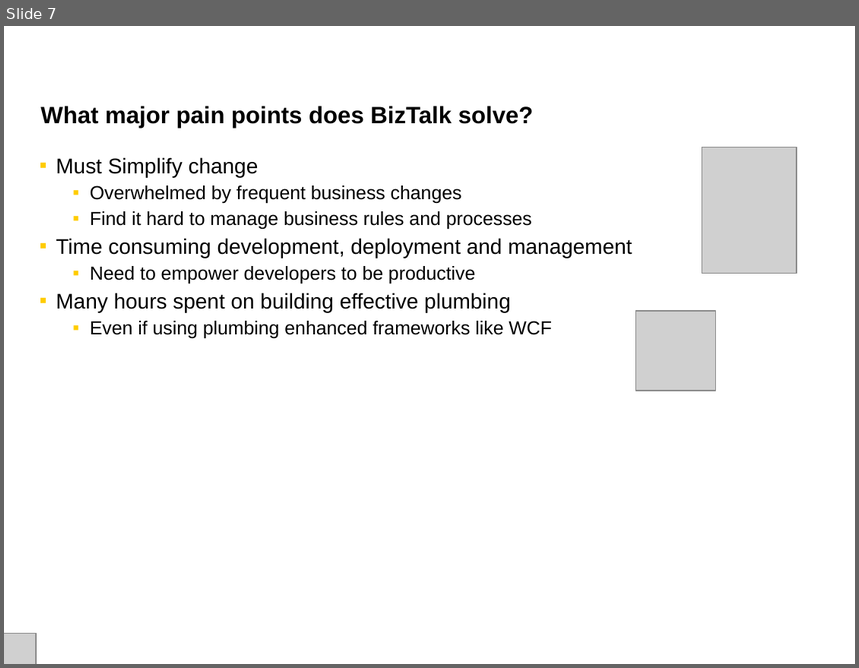
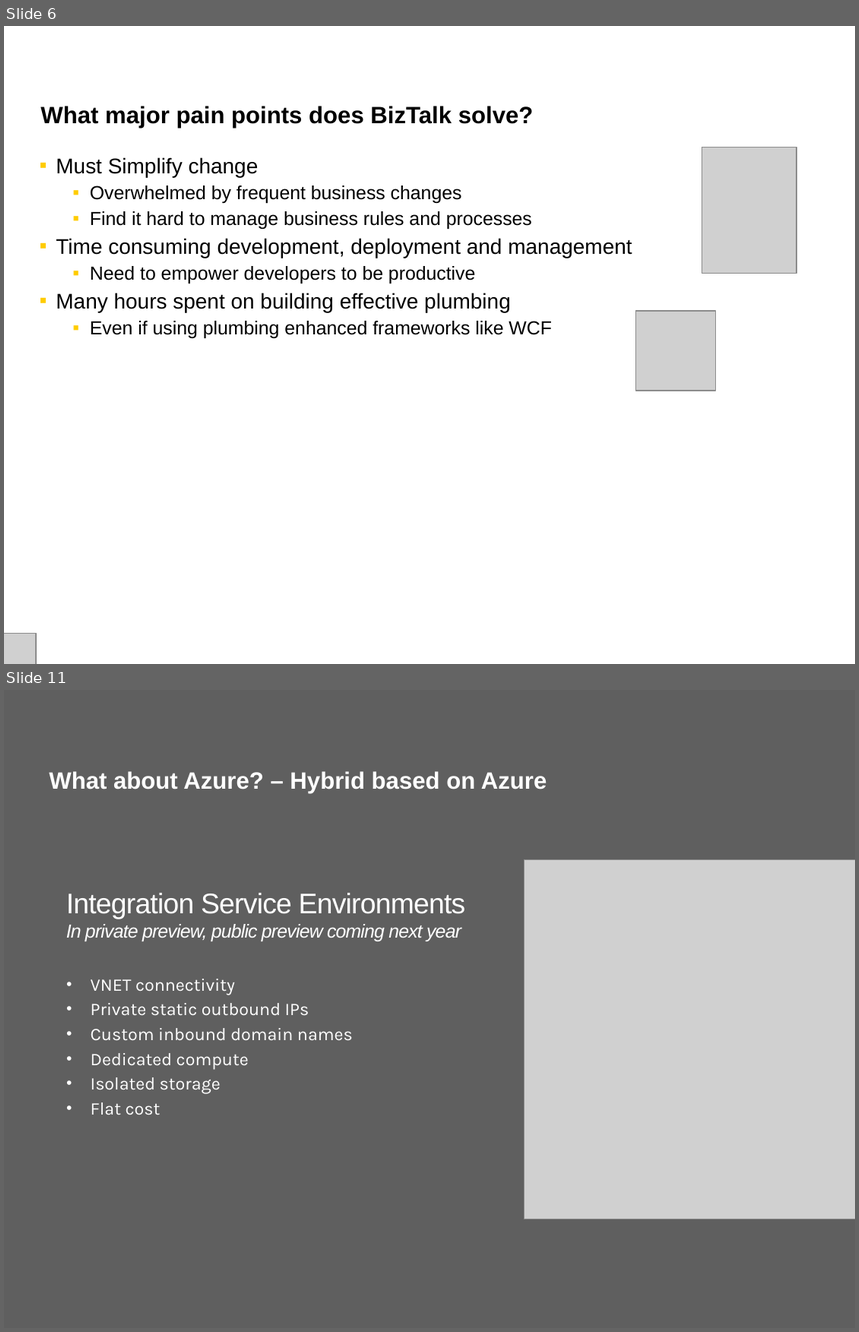
Before and after one commit to johan-jeh/BizTalk-Server---Developing-Integration-Solutions, a slide deck: Slides/Module 1 - Introduction to BizTalk Server.pptx. Shown one above the other, each under a label of ours: slide 7 before the commit, slides 6 and 11 after it; the slides between them are not shown. The pictures are 859x668 and 859x1332 pixels, drawn with LibreOffice and Linux fonts; fonts in the diff are those of the drawing; grey boxes stand for pictures. Boxes give left, top, right and bottom in pixels: in the first picture for what was removed or moved away, otherwise in the second. Text is boxed around its words. In the diff, an @@ line names an element or a change of style, - is before the commit and + after.

```diff
--- a/Slides/Module 1 - Introduction to BizTalk Server.pptx
+++ b/Slides/Module 1 - Introduction to BizTalk Server.pptx
@@ slide 11 added at (x1=4, y1=690, x2=855, y2=1328), background #5F5F5F @@
@@ text added at (x1=49, y1=771, x2=547, y2=793), 20 pt, text #FFFFFF, bold @@
+What about Azure? – Hybrid based on Azure
@@ picture added at (x1=524, y1=859, x2=855, y2=1219) @@
@@ text added at (x1=66, y1=893, x2=466, y2=942), 16 pt, text #FFFFFF, italic @@
+Integration Service Environments
+In private preview, public preview coming next year
@@ text added at (x1=91, y1=979, x2=353, y2=1115), 15 pt, text #FFFFFF @@
+• VNET connectivity
+• Private static outbound IPs
+• Custom inbound domain names
+• Dedicated compute
+• Isolated storage
+• Flat cost
@@ what was slide 7 is now slide 6 @@
```
Also in this commit, not shown: 7 slides changed, 4 other slides added, 5 slides removed, 4 other files.
